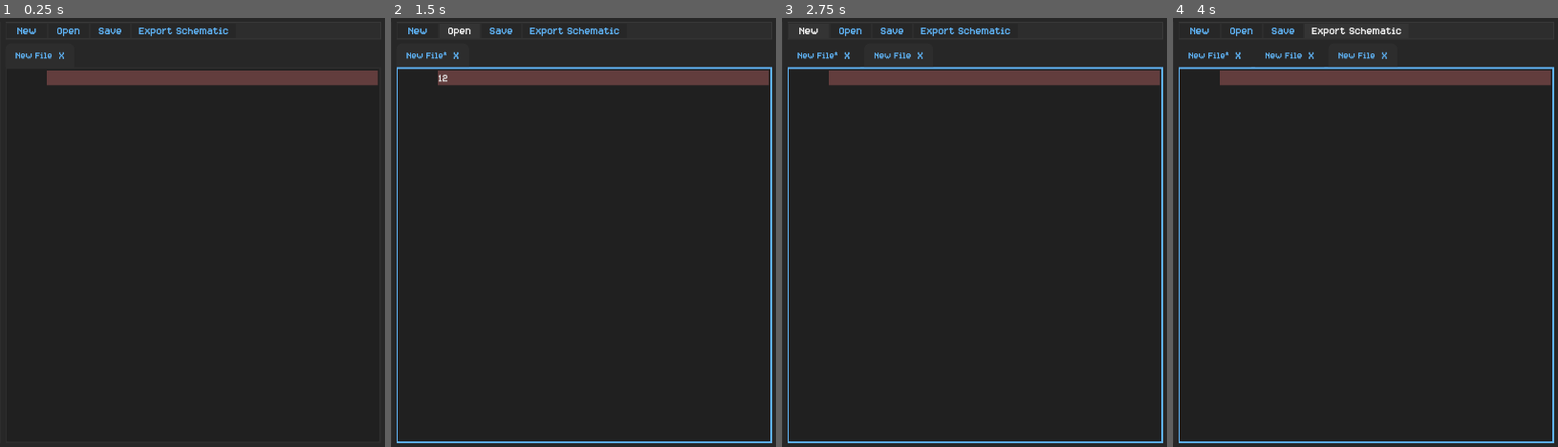
Above: before the commit, frames 1-4 (left to right).
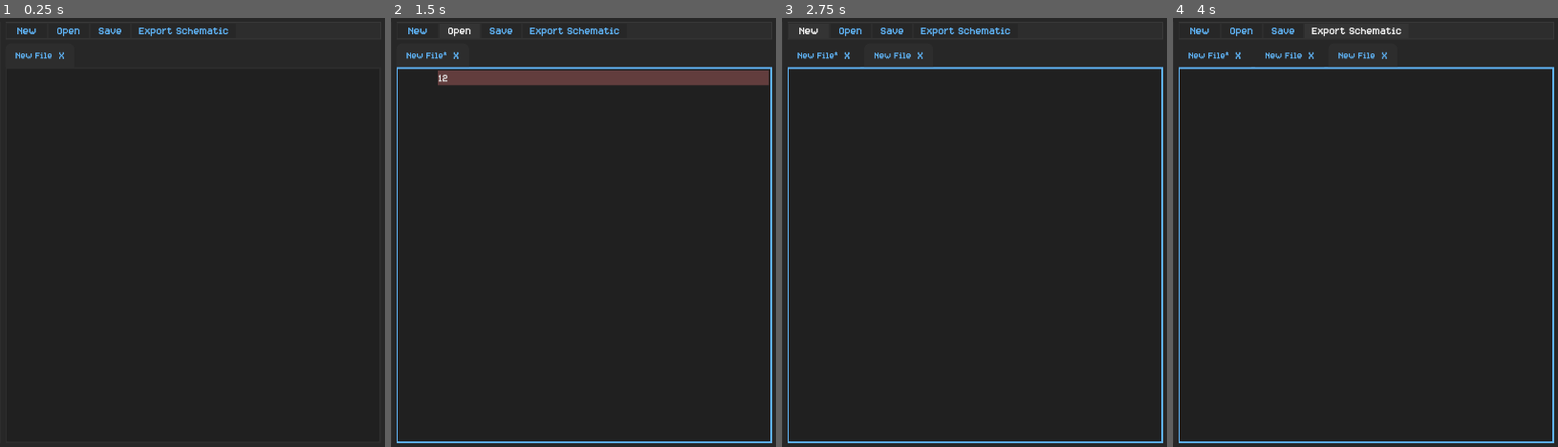
Above: after the commit, the same moments.

Repository: E1thanz/Incel-3-Emulator
Game: Godot game, scene res://Scenes/root.tscn
Same seed, same stepped clock (60 frames per second), same inputs: the game is played once before the commit and once after it.
Inputs (mouse positions are in pixels of both pictures, inside the frame that each line leads up to):
- Up to frame 1 (0.25 s): no input
- Up to frame 2 (1.5 s): click (583, 253) at 0.52 s; type "12" at 0.6 s; click "Open" at 1.25 s
- Up to frame 3 (2.75 s): click "New" at 2 s
- Up to frame 4 (4 s): click "New" at 2.75 s; click "Export Schematic" at 3.5 s

The runs differ from the first frame. In frame 1, 2.9% of the frame differs, in the area x 12-99%, y 12-16%; in frame 2, nothing differs; in frame 3, 2.9%; in frame 4, 2.9%.

Commit message:
Final state of the IDE, code optimizations may be needed but its in a working state rn

Diff:
--- a/scripts/CustomCodeHighlighter.gd
+++ b/scripts/CustomCodeHighlighter.gd
@@ -143,7 +143,6 @@
 	if prog_line.begins_with("."):
 		if prog_line.substr(1).contains(" "):
 			return color_map
-		text_editor.labels.append(prog_line)
 		color_map[0] = { "color": Color.hex(0xE8E892FF)}
 		if comment_index != -1:
 			color_map[comment_index] = { "color": Color.hex(0x858585FF) }
@@ -168,20 +167,28 @@
 			for character in split_dict[2][0].substr(2):
 				if character not in ["0", "1"]:
 					return color_map
-			text_editor.definitions.append(split_dict[1][0]) # = split_dict[2][0].bin_to_int()
+			color_map[split_dict[2][1]] = { "color": Color.hex(0x4EC9B0FF) }
+			#text_editor.definitions.append(split_dict[1][0]) # = split_dict[2][0].bin_to_int()
 		elif split_dict[2][0].begins_with("0x"):
 			if split_dict[2][0].length() == 2:
 				return color_map
 			if not split_dict[2][0].is_valid_hex_number(true):
 				return color_map
-			text_editor.definitions.append(split_dict[1][0]) # = split_dict[2][0].hex_to_int()
+			color_map[split_dict[2][1]] = { "color": Color.hex(0x4EC9B0FF) }
+			#text_editor.definitions.append(split_dict[1][0]) # = split_dict[2][0].hex_to_int()
 		elif split_dict[2][0].is_valid_int():
 			if split_dict[2][0].length() > 0 and split_dict[2][0][0] == "+":
 				return color_map
-			text_editor.definitions.append(split_dict[1][0]) # = split_dict[2][0].to_int()
+			color_map[split_dict[2][1]] = { "color": Color.hex(0x4EC9B0FF) }
+			#text_editor.definitions.append(split_dict[1][0]) # = split_dict[2][0].to_int()
+		elif split_dict[2][0] in REGISTERS:
+			color_map[split_dict[2][1]] = { "color": Color.hex(0x9CDCFEFF) }
+			color_map[split_dict[2][1] + 2] = { "color": Color.hex(0xFFFFFFFF) }
+		elif split_dict[2][0] in CONDITIONS:
+			color_map[split_dict[2][1]] = { "color": Color.hex(0x8878D6FF) }
+			color_map[split_dict[2][1] + split_dict[2][0].length()] = { "color": Color.hex(0xFFFFFFFF) }
 		else:
 			return color_map
-		color_map[split_dict[2][1]] = { "color": Color.hex(0x4EC9B0FF) }
 		if comment_index != -1:
 			color_map[comment_index] = { "color": Color.hex(0x858585FF) }
 		return color_map
--- a/scripts/Program View.gd
+++ b/scripts/Program View.gd
@@ -9,19 +9,63 @@
 					"!=": "110", "=": "111", "<": "010", ">=": "011", ">=0": "100", "<0": "101",
 					"!ovf": "000", "!c": "010", "!z": "110", "eq": "111", "neq": "110"}
 
-var definitions = []
+var definitions = {}
 var labels = []
 
 func Register(value: String, line: int, instruction: String) -> String:
 	if value in REGISTERS:
 		#return REGISTERS[value]
 		return ""
+	elif value.is_valid_int() and value[1] != "+":
+		var int_value = value.to_int()
+		if int_value >= 0 and int_value < 8:
+			return ""
+		#return "%0*d" % [bits, binaryOutput]
+	elif value.begins_with("0b"):
+		for character in value.substr(2):
+			if character not in ["0", "1"]:
+				return "Error: binary form literal with non binary digits given on line %s for instruction %s" % [line, instruction]
+		var binaryOutput = value.substr(2)
+		if binaryOutput.length() > 3:
+			return "Error: binary form literal too large to fit in 3 bits on line %s for instruction %s" % [line, instruction]
+		#return "%0*s" % [bits, binaryOutput]
+		return ""
+	elif value.begins_with("0x"):
+		if value.is_valid_hex_number(true):
+			var binaryOutput = String.num_uint64(value.hex_to_int(), 2)
+			if binaryOutput.length() > 3:
+				return "Error: hex form literal too large to fit in 3 bits on line %s for instruction %s" % [line, instruction]
+			#return "%0*d" % [bits, binaryOutput]
+			return ""
+		return "Error: hex form literal with non hex digits given on line %s for instruction %s" % [line, instruction]
 	return "Error: invalid register on line %s for instruction %s, possible registers are: \n%s" % [line, instruction, REGISTERS]
 
 func Condition(value: String, line: int, instruction: String) -> String:
 	if value in CONDITIONS:
 		#return CONDITIONS[value]
 		return ""
+	elif value.is_valid_int() and value[1] != "+":
+		var int_value = value.to_int()
+		if int_value >= 0 and int_value < 8:
+			return ""
+		#return "%0*d" % [bits, binaryOutput]
+	elif value.begins_with("0b"):
+		for character in value.substr(2):
+			if character not in ["0", "1"]:
+				return "Error: binary form literal with non binary digits given on line %s for instruction %s" % [line, instruction]
+		var binaryOutput = value.substr(2)
+		if binaryOutput.length() > 3:
+			return "Error: binary form literal too large to fit in 3 bits on line %s for instruction %s" % [line, instruction]
+		#return "%0*s" % [bits, binaryOutput]
+		return ""
+	elif value.begins_with("0x"):
+		if value.is_valid_hex_number(true):
+			var binaryOutput = String.num_uint64(value.hex_to_int(), 2)
+			if binaryOutput.length() > 3:
+				return "Error: hex form literal too large to fit in 3 bits on line %s for instruction %s" % [line, instruction]
+			#return "%0*d" % [bits, binaryOutput]
+			return ""
+		return "Error: hex form literal with non hex digits given on line %s for instruction %s" % [line, instruction]
 	return "Error: invalid condition on line %s for instruction %s, possible conditions are: \n%s" % [line, instruction, CONDITIONS]
 
 func Single(value: String, line: int, instruction: String) -> String:
@@ -61,7 +105,7 @@
 		else:
 			binaryOutput = String.num_uint64(int_value, 2)
 		if binaryOutput.length() > bits:
-			return "Error: hex form immediate too large to fit in %s bits on line %s for instruction %s" % [bits, line, instruction]
+			return "Error: decimal form immediate too large to fit in %s bits on line %s for instruction %s" % [bits, line, instruction]
 		#return "%0*d" % [bits, binaryOutput]
 		return ""
 	return "Error: immediate on line %s for instruction %s is not in any recognizable form: 0b - binary, 0x - hex, otherwise decimal" % [line, instruction]
@@ -141,9 +185,7 @@
 	var valid_line = 1
 	for line in get_line_count():
 		set_line_background_color(line, Color.hex(0x00000000))
-		set_line_gutter_text(line, 0, "")
-		var prog_line = get_line(line)
-		prog_line = prog_line.strip_edges().to_lower()
+		var prog_line = get_line(line).strip_edges().to_lower()
 
 		var comment_index = -1
 		for symbol in ["//", "#", ";"]:
@@ -151,20 +193,14 @@
 				comment_index = prog_line.find(symbol)
 				prog_line = prog_line.split(symbol)[0].strip_edges()
 
-		if prog_line.is_empty() and comment_index != -1:
-			continue
-
-		if prog_line.begins_with(">"):
-			if not (prog_line.substr(1).is_valid_int() and prog_line[1] != "-" and prog_line[1] != "+"):
-				set_line_background_color(line, Color.hex(0xC5696966))
-				continue
-			set_line_background_color(line, Color.hex(0x00000000))
-
+		if prog_line.is_empty() or (prog_line.is_empty() and comment_index != -1):
 			continue
 
 		if prog_line.begins_with("."):
 			if prog_line.substr(1).contains(" "):
 				set_line_background_color(line, Color.hex(0xC5696966))
+			else:
+				labels.append(prog_line)
 			continue
 
 		var split_str = prog_line.split(" ")
@@ -182,14 +218,74 @@
 				set_line_background_color(line, Color.hex(0xC5696966))
 				continue
 			if split_dict[2][0].begins_with("0b"):
-				if split_dict[2][0].length() == 2:
+				if split_dict[2][0].length() > 2:
+					var binary = true
+					for character in split_dict[2][0].substr(2):
+						if character not in ["0", "1"]:
+							binary = false
+							break
+					if binary:
+						definitions[split_dict[1][0]] = split_dict[2][0] #.bin_to_int()
+			elif split_dict[2][0].begins_with("0x"):
+				if split_dict[2][0].length() > 2 and split_dict[2][0].is_valid_hex_number(true):
+					definitions[split_dict[1][0]] = split_dict[2][0] #.hex_to_int()
+			elif split_dict[2][0].is_valid_int():
+				if not (split_dict[2][0].length() > 0 and split_dict[2][0][0] == "+"):
+					definitions[split_dict[1][0]] = split_dict[2][0] #.to_int()
+			elif split_dict[2][0] in REGISTERS or split_dict[2][0] in CONDITIONS:
+				definitions[split_dict[1][0]] = split_dict[2][0]
+			continue
+
+	for line in get_line_count():
+		set_line_gutter_text(line, 0, "")
+		var prog_line = get_line(line).strip_edges().to_lower()
+
+		var comment_index = -1
+		for symbol in ["//", "#", ";"]:
+			if prog_line.contains(symbol):
+				comment_index = prog_line.find(symbol)
+				prog_line = prog_line.split(symbol)[0].strip_edges()
+
+		if prog_line.is_empty() or (prog_line.is_empty() and comment_index != -1):
+			continue
+
+		if prog_line.begins_with(">"):
+			if not (prog_line.substr(1).is_valid_int() and prog_line[1] != "-" and prog_line[1] != "+"):
+				set_line_background_color(line, Color.hex(0xC5696966))
+				continue
+			set_line_background_color(line, Color.hex(0x00000000))
+
+			continue
+
+		if prog_line.begins_with("."):
+			if prog_line.substr(1).contains(" "):
+				set_line_background_color(line, Color.hex(0xC5696966))
+			continue
+
+		var split_str = prog_line.split(" ")
+		var split_dict = []
+		var offset = 0
+		for item in split_str:
+			if item.begins_with("//") or item.begins_with(";") or item.begins_with("#"):
+				break
+			split_dict.append([item, offset])
+			offset += item.length() + 1
+			prog_line = prog_line.erase(0, offset)
+
+		if split_dict[0][0] == "define":
+			if split_dict.size() != 3:
+				set_line_background_color(line, Color.hex(0xC5696966))
+				continue
+			if split_dict[2][0].begins_with("0b"):
+				if split_dict[2][0].length() <= 2:
 					set_line_background_color(line, Color.hex(0xC5696966))
 				for character in split_dict[2][0].substr(2):
 					if character not in ["0", "1"]:
 						set_line_background_color(line, Color.hex(0xC5696966))
+						break
 				#definitions.append(split_dict[1][0]) # = split_dict[2][0].bin_to_int()
 			elif split_dict[2][0].begins_with("0x"):
-				if split_dict[2][0].length() == 2:
+				if split_dict[2][0].length() <= 2:
 					set_line_background_color(line, Color.hex(0xC5696966))
 				if not split_dict[2][0].is_valid_hex_number(true):
 					set_line_background_color(line, Color.hex(0xC5696966))
@@ -198,7 +294,7 @@
 				if split_dict[2][0].length() > 0 and split_dict[2][0][0] == "+":
 					set_line_background_color(line, Color.hex(0xC5696966))
 				#definitions.append(split_dict[1][0]) # = split_dict[2][0].to_int()
-			else:
+			elif split_dict[2][0] not in REGISTERS and split_dict[2][0] not in CONDITIONS:
 				set_line_background_color(line, Color.hex(0xC5696966))
 			continue
 
@@ -213,6 +309,10 @@
 				var instruction_type = INSTRUCTIONS[split_dict[0][0]][0].find(parameter_count)
 				for parameter in parameter_count:
 					var index = parameter + 1
+
+					if split_str[index] in definitions:
+						split_str[index] = definitions[split_str[index]]
+
 					var func_output: String = INSTRUCTIONS[split_dict[0][0]][1 + instruction_type][parameter].call(split_str[index], line, split_str[0])
 
 					if func_output.substr(0, 5) == "Error":
--- a/scripts/file management.gd
+++ b/scripts/file management.gd
@@ -4,6 +4,7 @@
 
 var activeButton = null
 var fileButtons = []
+const maximum_files = 5
 
 func _ready():
 	DisplayServer.window_set_min_size(Vector2i(1920, 1080))
@@ -45,6 +46,9 @@
 	activeButton.set_meta("Changed", false)
 
 func create_new_file(name):
+	if fileButtons.size() == maximum_files:
+		return
+
 	if activeButton != null:
 		activeButton.selected = false
 		activeButton.update_selection()
@@ -71,6 +75,9 @@
 		close()
 
 func _open_file_press():
+	if fileButtons.size() == maximum_files:
+		return
+
 	var results = []
 	OS.execute("powershell.exe", PackedStringArray(["\"Add-Type -AssemblyName System.Windows.Forms;
 														$FileBrowser = New-Object System.Windows.Forms.OpenFileDialog;
Not shown, changed: Files/ea.txt
